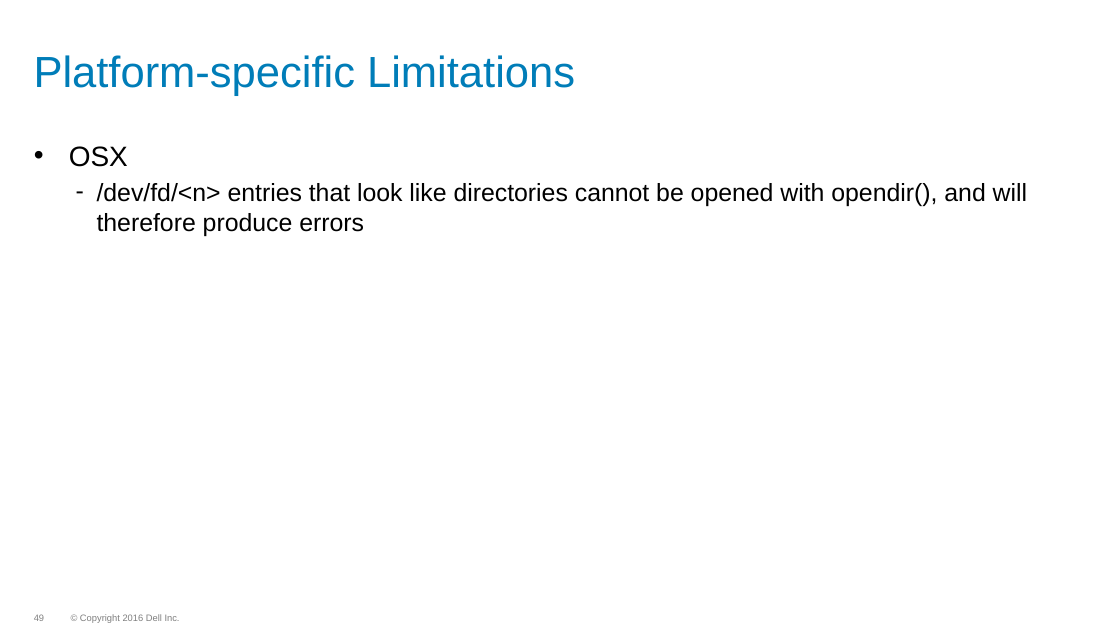
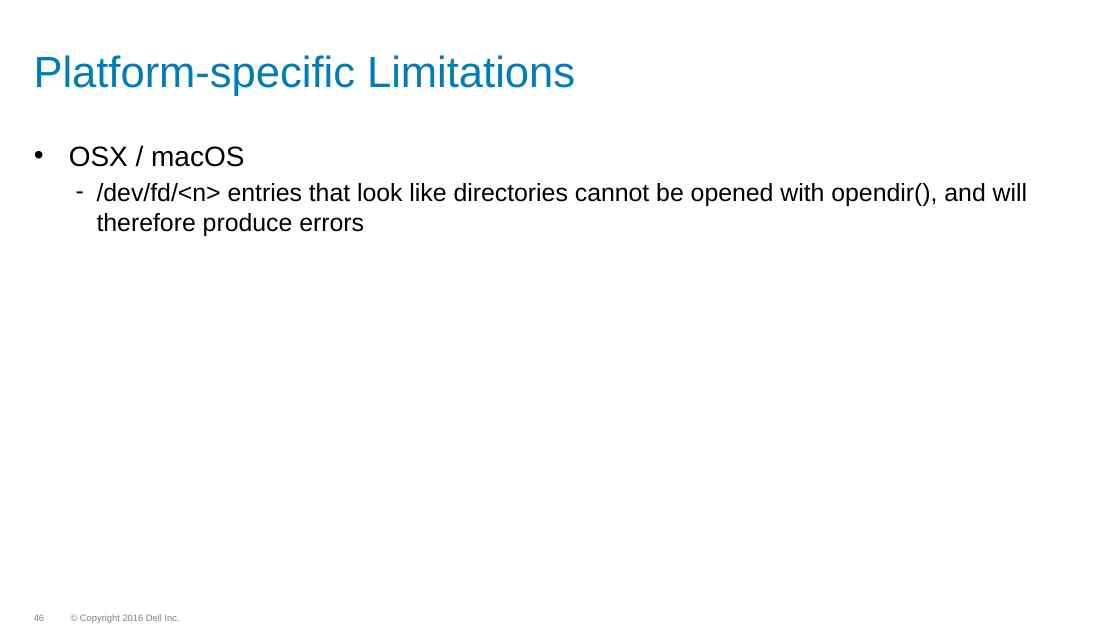
Before and after one commit to WhizBob/pwalk, a slide deck: slide 46 of doc/pwalk_slides.pptx (slide 49 before the commit). Drawn at 1120x630 pixels with LibreOffice and Linux fonts; fonts in the diff are those of the drawing; background and template pictures are left out. Boxes give left, top, right and bottom in pixels: in the first picture for what was removed or moved away, otherwise in the second. Text is boxed around its words. In the diff, an @@ line names an element or a change of style, - is before the commit and + after.

```diff
--- a/doc/pwalk_slides.pptx
+++ b/doc/pwalk_slides.pptx
@@ text at (69, 146, 244, 167): text changed @@
-• OSX
+• OSX / macOS
```
Also in this commit, not shown: 12 other slides changed, 3 slides removed, 9 other files.
